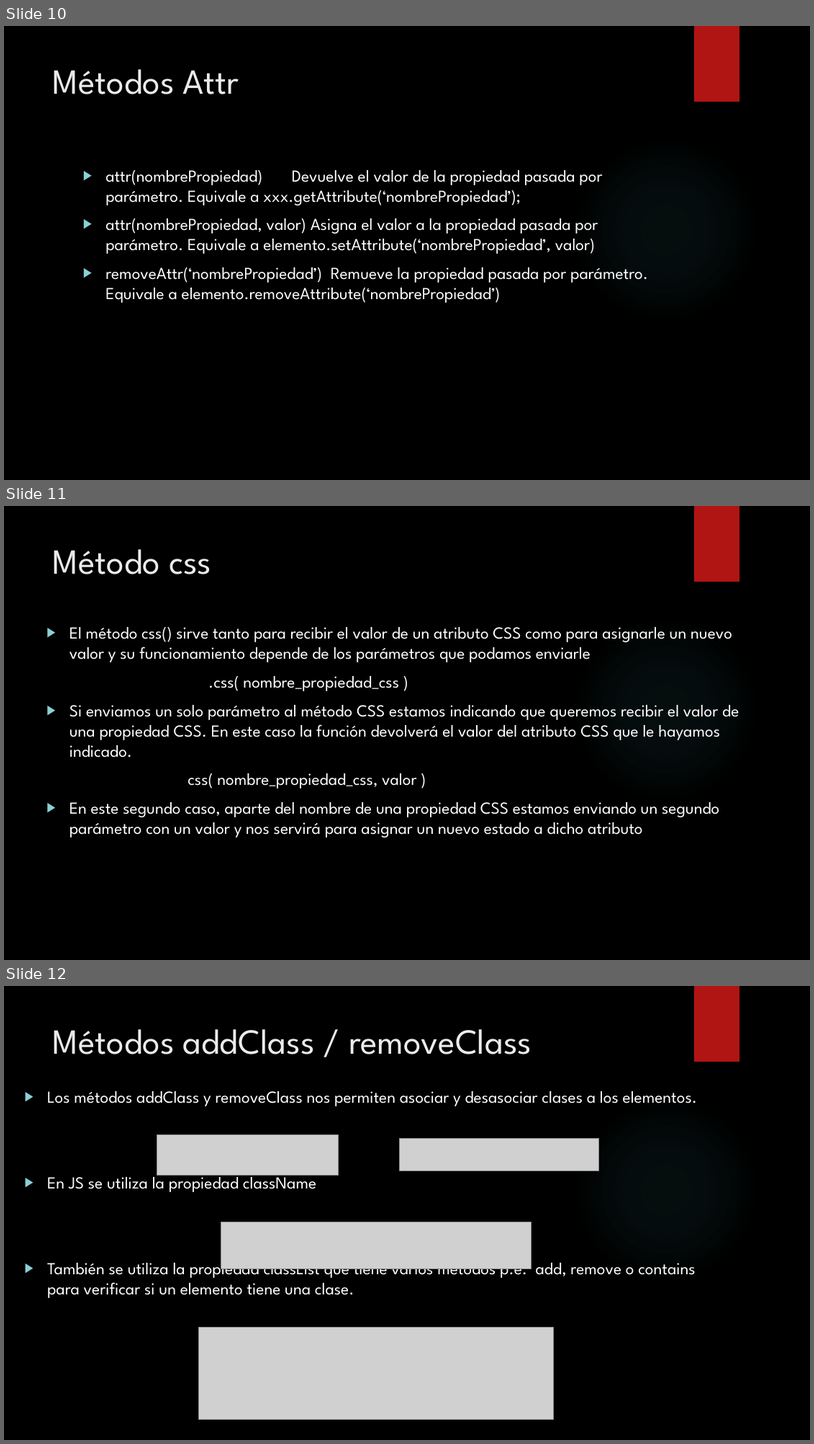
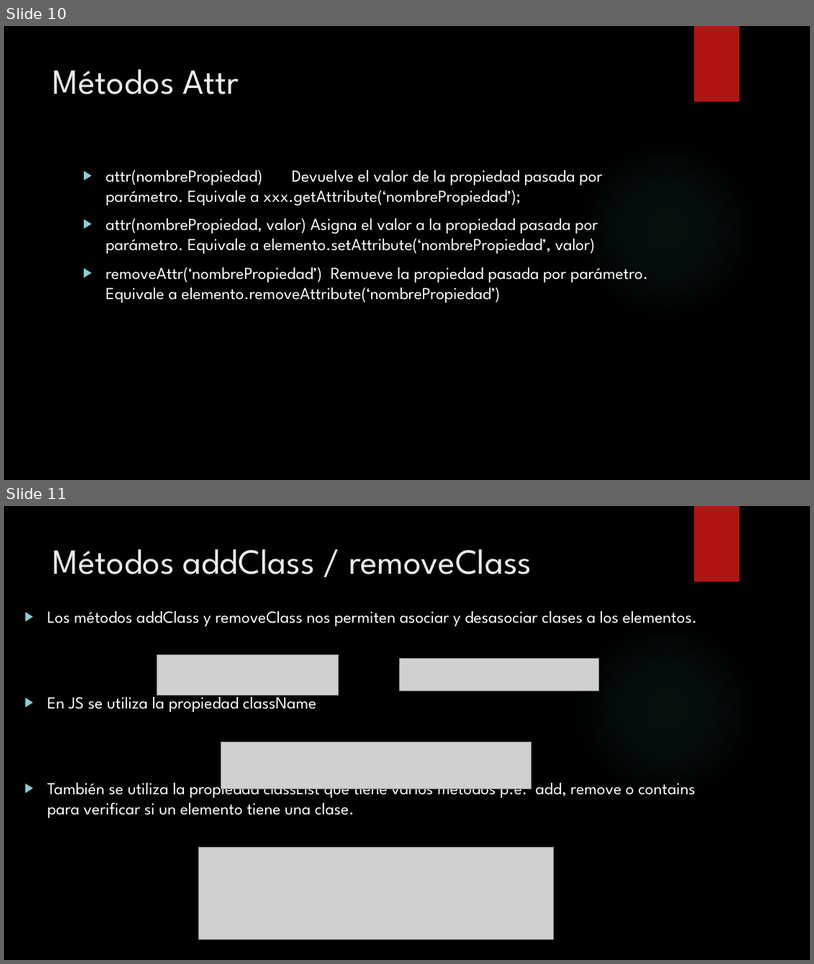
Before and after one commit to yamicamera/cursoJS, a slide deck: JQuery.pptx. Shown one above the other, each under a label of ours: slides 10, 11 and 12 before the commit, slides 10 and 11 after it. The pictures are 814x1444 and 814x964 pixels, drawn with LibreOffice and Linux fonts; fonts in the diff are those of the drawing; grey boxes stand for pictures; background and template pictures are left out. Boxes give left, top, right and bottom in pixels: in the first picture for what was removed or moved away, otherwise in the second. Text is boxed around its words. In the diff, an @@ line names an element or a change of style, - is before the commit and + after.

```diff
--- a/JQuery.pptx
+++ b/JQuery.pptx
@@ slide 11 removed at [4, 506, 810, 960], background picture (left out); not listed: 2 template elements that a slide beside it also shows @@
@@ title removed at [53, 549, 211, 574] @@
-Método css
@@ text removed at [70, 627, 739, 837] @@
-▶ El método css() sirve tanto para recibir el valor de un atributo CSS como para asignarle un nuevo valor y su funcionamiento depende de los parámetros que podamos enviarle
-.css( nombre_propiedad_css )
-▶ Si enviamos un solo parámetro al método CSS estamos indicando que queremos recibir el valor de una propiedad CSS. En este caso la función devolverá el valor del atributo CSS que le hayamos indicado.
-css( nombre_propiedad_css, valor )
-▶ En este segundo caso, aparte del nombre de una propiedad CSS estamos enviando un segundo parámetro con un valor y nos servirá para asignar un nuevo estado a dicho atributo
@@ what was slide 12 is now slide 11 @@
```
Also in this commit, not shown: 9 slides added, 2 other slides removed.
